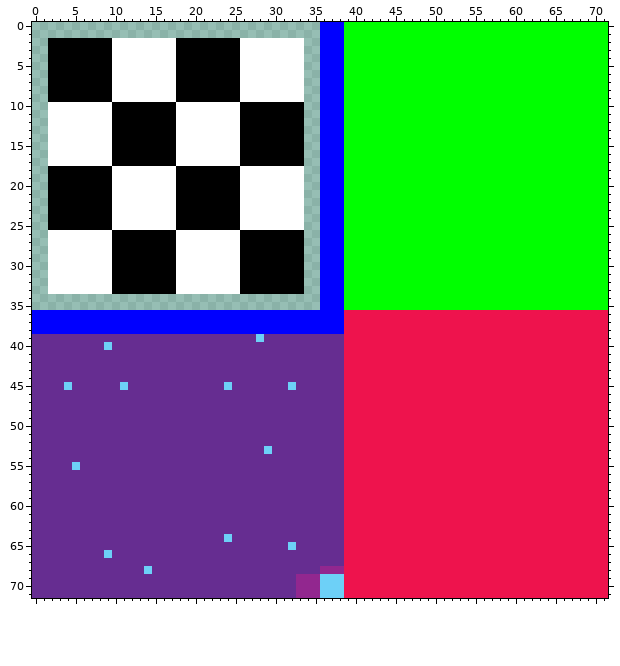
File history of a sprite sheet, tilesets/Tiles/output_tileset.png. The first picture shows the starting point.
The file is 72x72 pixels. Colours within 5 levels of each other are drawn and written as one.
The result:
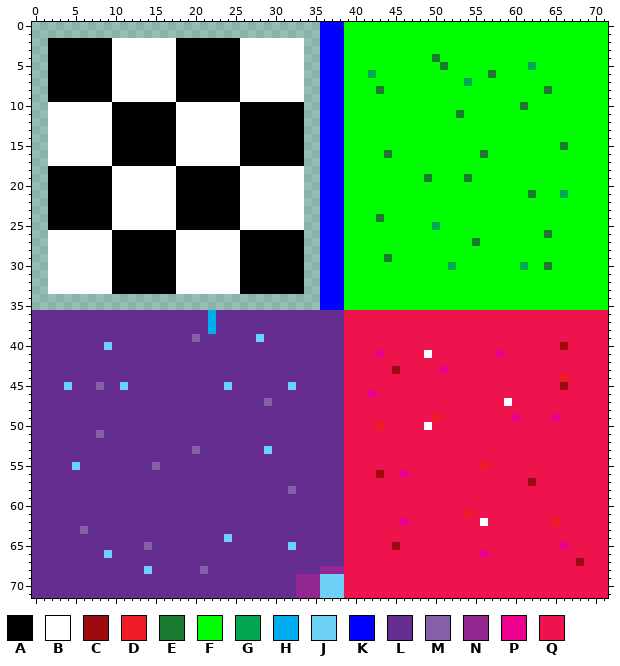
Palette (. is transparent): A #000000  B #ffffff  C #9e0b0f  D #ee1c24  E #197b30  F #00ff00  G #00a651  H #00aef0  J #6dd0f7  K #0000ff  L #662d91  M #8560a9  N #92278f  P #ed008c  Q #ee134d
Edits made:
Changed rows in their new state; - is an unchanged pixel.
first column x 42:
 4 --------E--------------
 5 ---------E----------G--
 6 G--------------E-------
 7 ------------G----------
 8 -E--------------------E
10 -------------------E---
11 -----------E-----------
first column x 43:
15 -----------------------E
16 -E-----------E----------
19 ------E----E------------
21 -------------------E---G
24 E-----------------------
25 -------G----------------
26 ---------------------E--
27 ------------E-----------
29 -E----------------------
30 ---------G--------G--E--
first column x 0:
36 LLLLLLLLLLLLLLLLLLLLLLHLLLLLLLLLLLLLLLL------------------------------
37 LLLLLLLLLLLLLLLLLLLLLLHLLLLLLLLLLLLLLLL------------------------------
38 LLLLLLLLLLLLLLLLLLLLLLHLLLLLLLLLLLLLLLL------------------------------
39 --------------------M------------------------------------------------
40 ------------------------------------------------------------------C--
41 -------------------------------------------P-----B--------P----------
43 ---------------------------------------------C-----P-----------------
44 ------------------------------------------------------------------D--
45 --------M---------------------------------------------------------C--
46 ------------------------------------------P--------------------------
47 -----------------------------M-----------------------------B---------
49 --------------------------------------------------D---------P----P---
50 -------------------------------------------D-----B-------------------
51 --------M------------------------------------------------------------
53 --------------------M------------------------------------------------
55 ---------------M----------------------------------------D------------
56 -------------------------------------------C--P----------------------
57 --------------------------------------------------------------C------
58 --------------------------------M------------------------------------
61 ------------------------------------------------------D--------------
62 ----------------------------------------------P---------B--------D---
63 ------M--------------------------------------------------------------
65 --------------M------------------------------C--------------------P--
66 --------------------------------------------------------P------------
67 --------------------------------------------------------------------C
68 ---------------------M-----------------------------------------------
